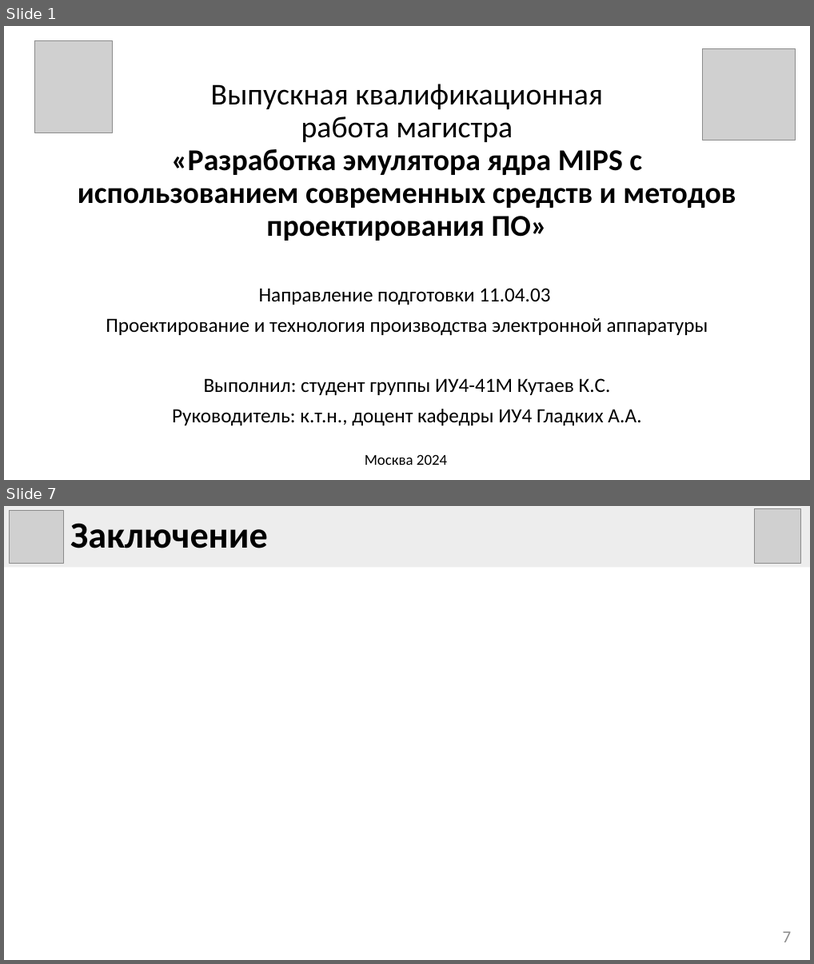
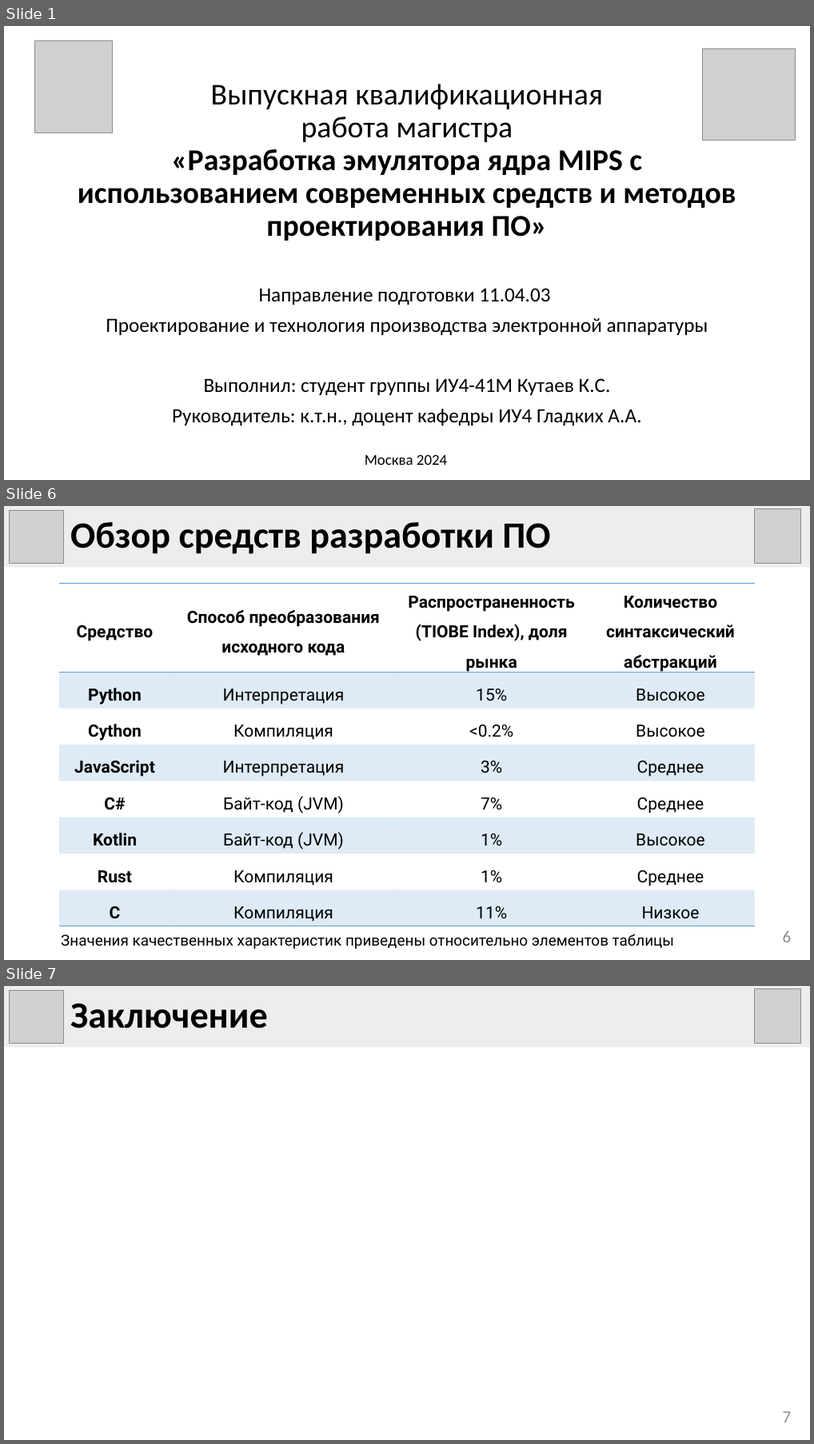
Before and after one commit to eleven5150/mips-emulation, a slide deck: docs/presentation/presentation.pptx. Shown one above the other, each under a label of ours: slides 1 and 7 before the commit, slides 1, 6 and 7 after it; the slides between them are not shown. The pictures are 814x964 and 814x1444 pixels, drawn with LibreOffice and Linux fonts; fonts in the diff are those of the drawing; grey boxes stand for pictures. Boxes give left, top, right and bottom in pixels: in the first picture for what was removed or moved away, otherwise in the second. Text is boxed around its words. In the diff, an @@ line names an element or a change of style, - is before the commit and + after.

Commit message:
Updated presentation

```diff
--- a/docs/presentation/presentation.pptx
+++ b/docs/presentation/presentation.pptx
@@ slide 6 added at box(4, 506, 810, 960), background #FFFFFF @@
@@ rectangle added at box(4, 506, 810, 567), fill #EDEDED, 44 pt, text #000000, bold @@
+Обзор средств разработки ПО
@@ picture added at box(10, 511, 63, 564) @@
@@ picture added at box(755, 508, 802, 563) @@
@@ table added at box(59, 583, 754, 924), 8 rows, 4 columns @@
+Средство | Способ преобразования исходного кода | Распространенность / (TIOBE Index), доля рынка | Количество синтаксический абстракций
+Python | Интерпретация | 15% | Высокое
+Cython | Компиляция | <0.2% | Высокое
+JavaScript | Интерпретация | 3% | Среднее
+C# | Байт-код (JVM) | 7% | Среднее
+Kotlin | Байт-код (JVM) | 1% | Высокое
+Rust | Компиляция | 1% | Среднее
+C | Компиляция | 11% | Низкое
@@ text added at box(61, 933, 674, 948), 18 pt, text #000000 @@
+Значения качественных характеристик приведены относительно элементов таблицы
@@ page number added at box(783, 931, 792, 942), 20 pt, text #8C8C8C @@
+6
```
Also in this commit, not shown: 4 slides changed, 1 slide removed.
